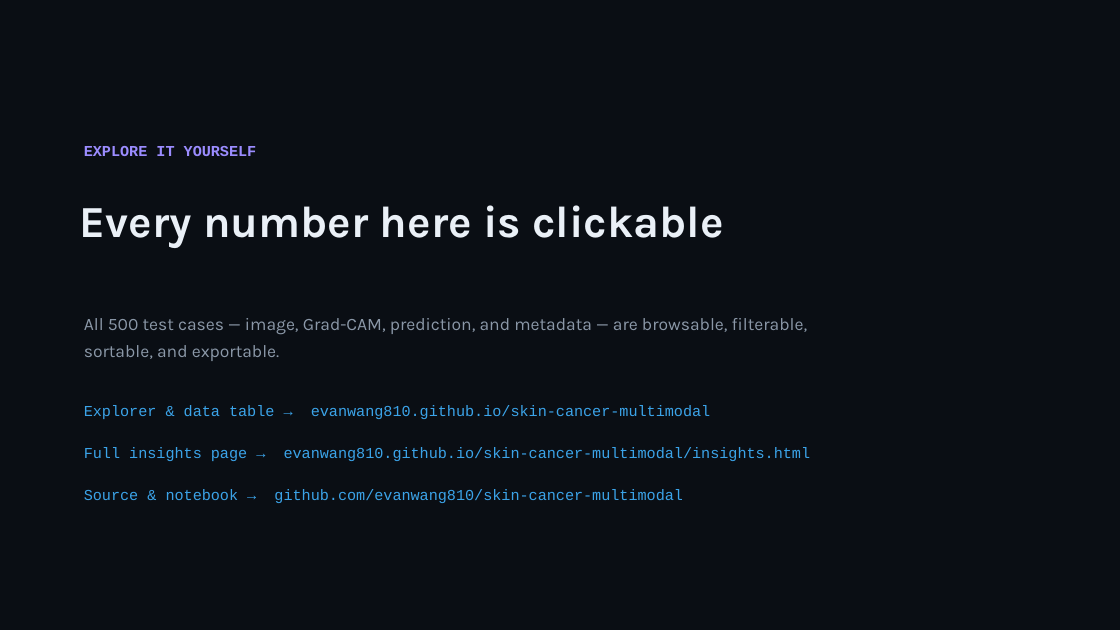
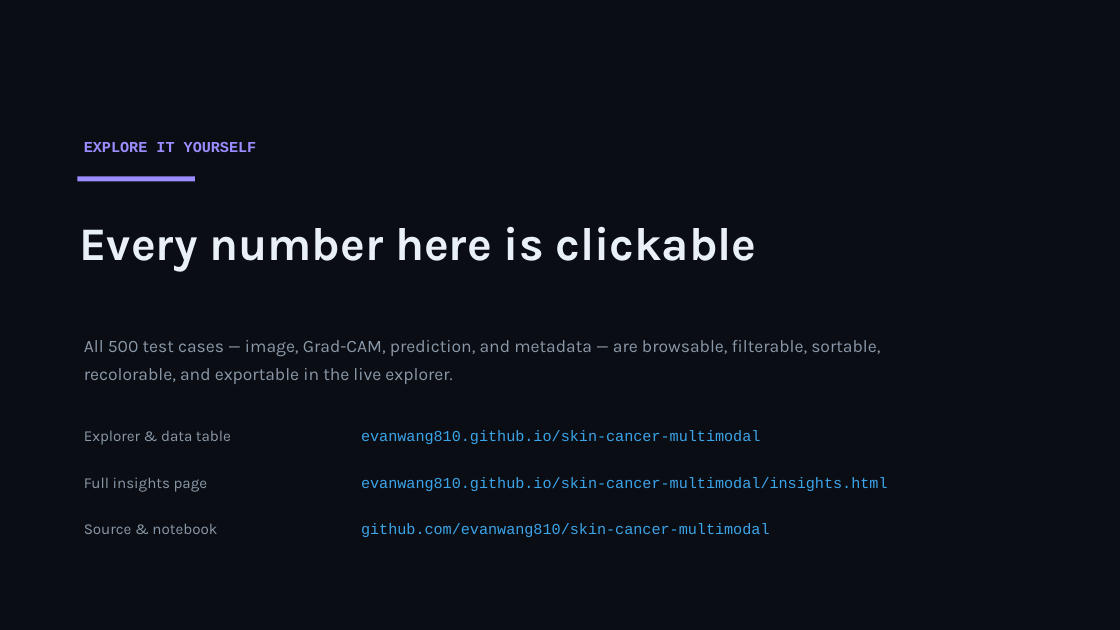
Before and after one commit to evanwang810/skin-cancer-multimodal, a slide deck: slide 20 of presentation.pptx (slide 14 before the commit). Drawn at 1120x630 pixels with LibreOffice and Linux fonts; fonts in the diff are those of the drawing. Boxes give left, top, right and bottom in pixels: in the first picture for what was removed or moved away, otherwise in the second. Text is boxed around its words. In the diff, an @@ line names an element or a change of style, - is before the commit and + after.

Commit message:
Polish the deck: add a design-process / debugging arc and reproducible build script

```diff
--- a/presentation.pptx
+++ b/presentation.pptx
@@ text "EXPLORE IT YOURSELF": place and size @@
-text "EXPLORE IT YOURSELF" at (84,146,257,156)
+text "EXPLORE IT YOURSELF" at (84,142,257,152)
@@ rectangle added at (77,176,195,181), fill #9B8CFF @@
@@ text "Every number here is clickable": place and size @@
-text "Every number here is clickable" at (80,205,723,248)
+text "Every number here is clickable" at (80,226,756,272)
@@ text "Every number here is clickable" at (80,226,756,272): size 38 to 40 pt @@
@@ text at (84,340,880,384): text changed @@
-All 500 test cases — image, Grad-CAM, prediction, and metadata — are browsable, filterable, sortable, and exportable.
+All 500 test cases — image, Grad-CAM, prediction, and metadata — are browsable, filterable, sortable, recolorable, and exportable in the live explorer.
@@ text removed at (84,405,710,419) @@
-Explorer & data table → evanwang810.github.io/skin-cancer-multimodal
@@ text added at (84,431,231,445), 13 pt, text #8B98A8 @@
+Explorer & data table
@@ text at (361,430,760,444): text changed @@
-Source & notebook → github.com/evanwang810/skin-cancer-multimodal
+evanwang810.github.io/skin-cancer-multimodal
@@ text added at (84,477,208,492), 13 pt, text #8B98A8 @@
+Full insights page
@@ text at (361,477,888,491): text changed @@
-Full insights page → evanwang810.github.io/skin-cancer-multimodal/insights.html
+evanwang810.github.io/skin-cancer-multimodal/insights.html
@@ text added at (84,523,217,534), 13 pt, text #8B98A8 @@
+Source & notebook
@@ text added at (361,523,770,537), 13 pt, text #3BA3E8 @@
+github.com/evanwang810/skin-cancer-multimodal
```
Also in this commit, not shown: 12 other slides changed, 7 slides added, 1 slide removed, 1 other file.
